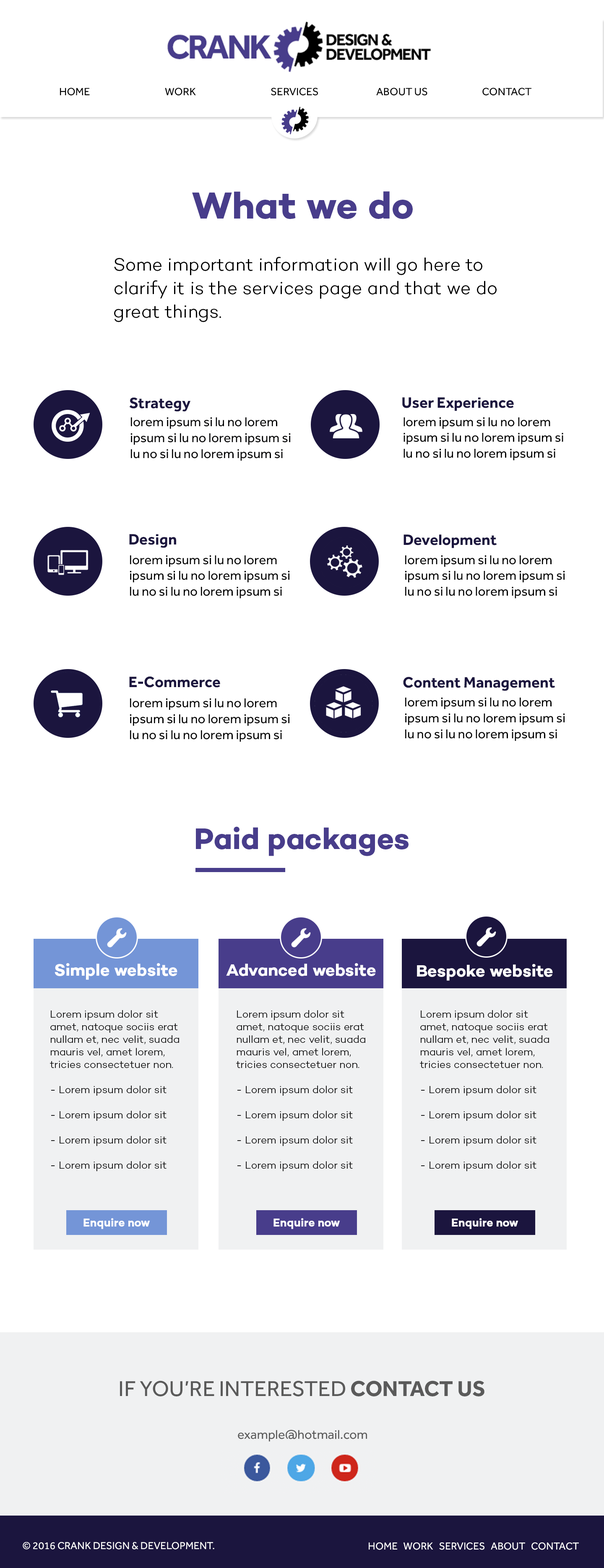
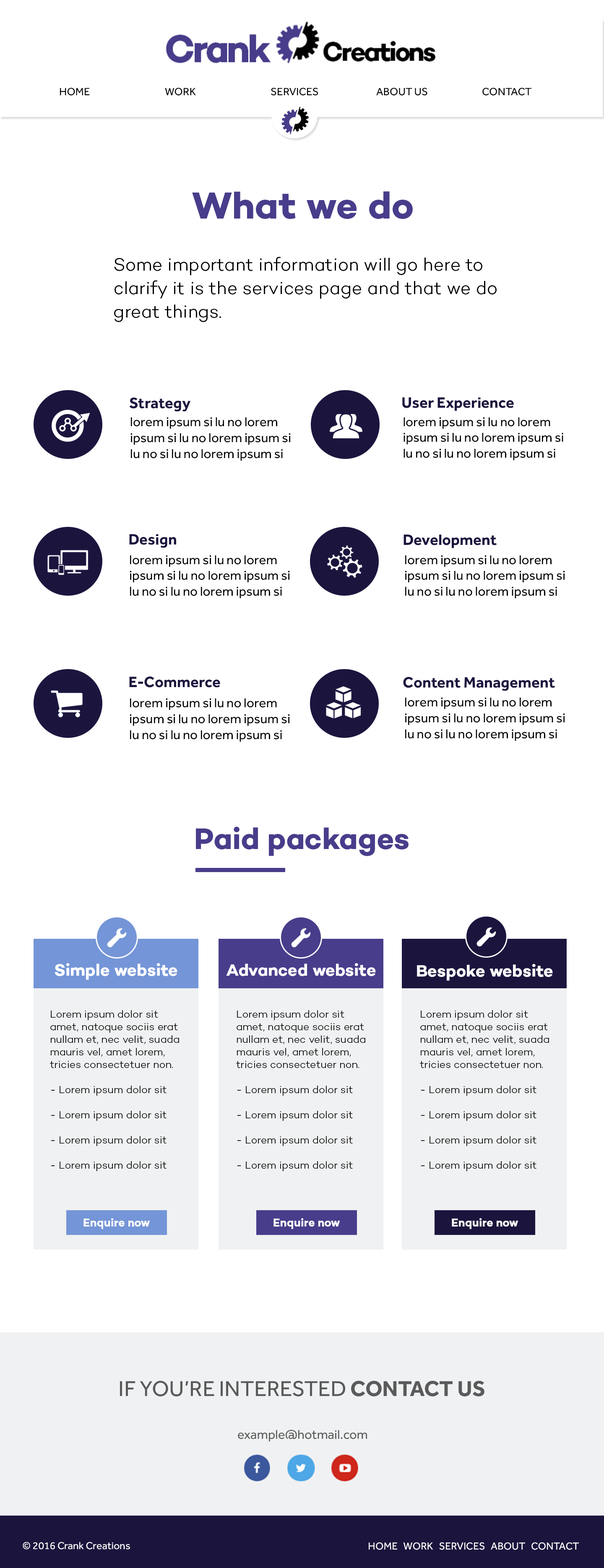
Layer changes from the first 604x1568 image to the second:
added layer "Crank creations (final maybe)" in group "navigation 1" over left=165, top=20, right=436, bottom=73
renamed "© 2016 CRANK DESIGN & DEVELOPMENT." to "© 2016 Crank Creations", painted on it over left=64, top=1541, right=215, bottom=1550
